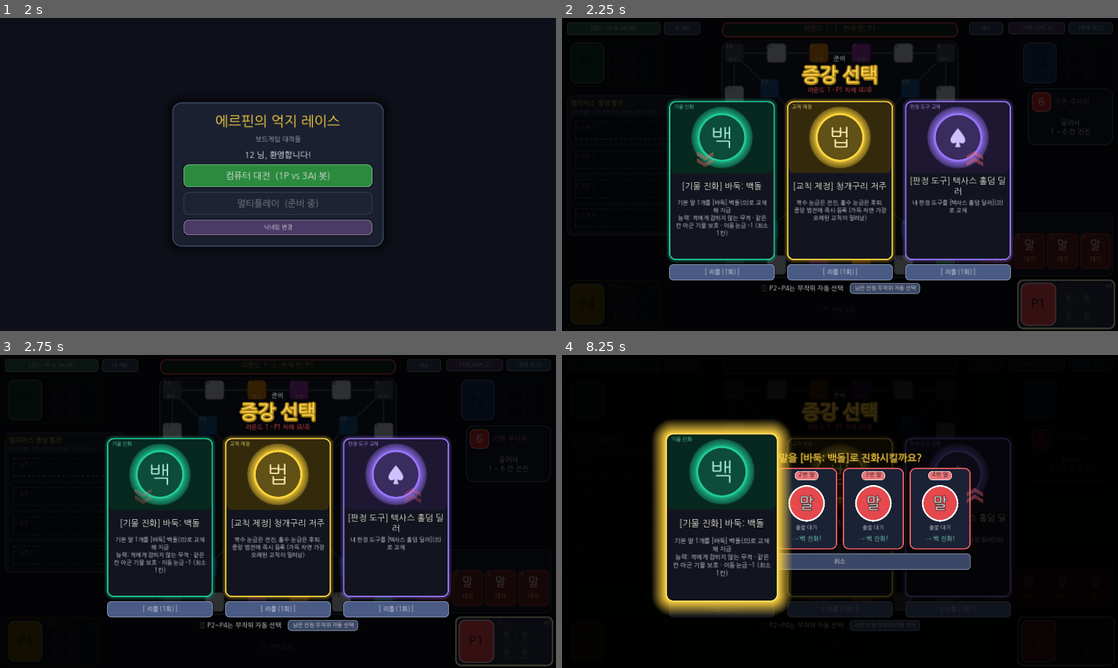
Above: before the commit, frames 1-4 (two rows, left to right).
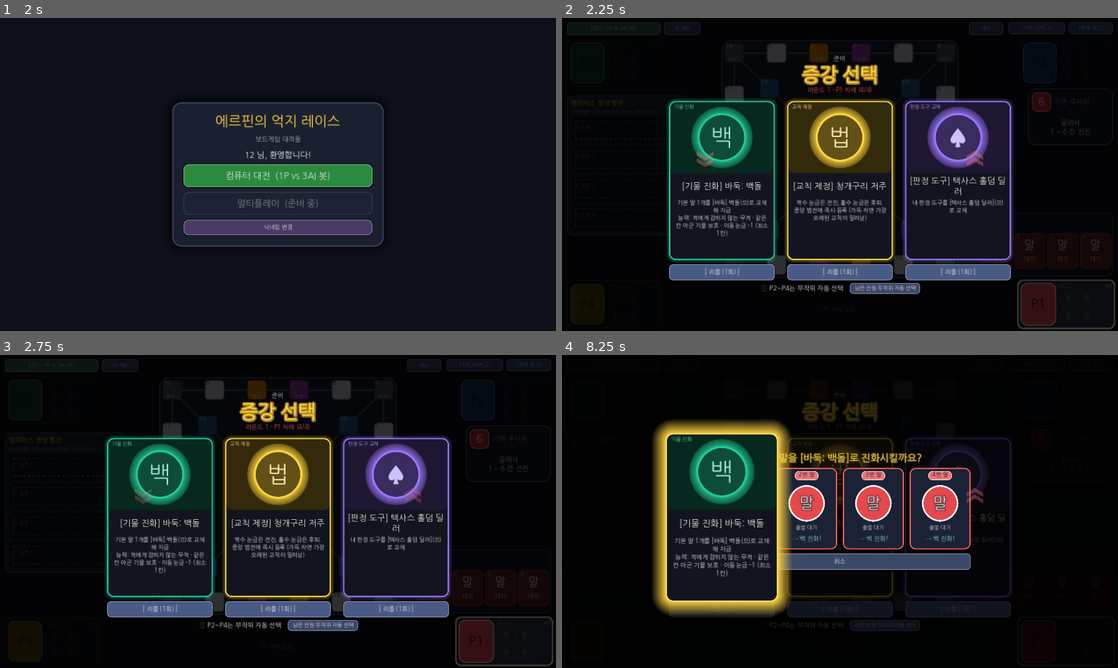
Above: after the commit, the same moments.

Repository: mayjohn66-cmd/TRG
Game: Godot game, scene res://scenes/start_menu.tscn
The game is run twice, just before and just after one commit, with the same random seed, the same clock (stepped at 60 frames per second) and the same inputs.
Inputs (mouse positions are in pixels of both pictures, inside the frame that each line leads up to):
- Up to frame 1 (2 s): click (278, 180) at 0.52 s; type "12" at 0.6 s; click "확인" at 1.25 s
- Up to frame 2 (2.25 s): click "컴퓨터 대전 (1P vs 3AI 봇)" at 2 s
- Up to frame 3 (2.75 s): no input
- Up to frame 4 (8.25 s): click "새 게임" at 2.75 s; click "새 게임" at 3.5 s; click "[모드: 1P vs 3AI 봇]" at 4.25 s; click "[모드: 1P vs 3AI 봇]" at 5 s; click "메뉴" at 5.75 s; click "[치트/디버그]" at 6.5 s; click "[전체 로그]" at 7.25 s; click "기물 진화" at 8 s

Frame 1 is identical in both runs. In frame 2, 0.4% of the frame differs, in the area x 28-72%, y 1-7%; in frame 3, 0.4%; in frame 4, less than 0.1%.

Commit message:
상단 중앙 라운드/현재 턴 리본 제거 (프로필 강조와 라운드 알림으로 대체)
Co-Authored-By: Claude Sonnet 5.5 <noreply@anthropic.com>
Claude-Session: https://claude.ai/code/session_01HvvTBBGdmqrXHkL2GAw3GJ

Diff:
--- a/scenes/main_board.gd
+++ b/scenes/main_board.gd
@@ -147,8 +147,6 @@
 var _npc_views: Dictionary = {}
 var _flash_law_ids: Dictionary = {}
 
-var _ribbon: PanelContainer = null
-var _header_label: Label = null
 var _toast_label: Label = null
 var _phase_label: Label = null
 var _queue_label: Label = null
@@ -517,7 +515,7 @@
 	_pawn_layer = Node2D.new()
 	add_child(_pawn_layer)
 
-	_build_ribbon()
+	_build_toast_label()
 	_build_profiles()
 	_build_law_board()
 	_build_tool_board()
@@ -544,7 +542,7 @@
 func _register_layout() -> void:
 	_layout_entries.clear()
 	var left: Array = [_law_panel, _mode_toggle, _new_game_button]
-	var center: Array = [_ribbon, _select_banner, _dir_left, _dir_right, _board_layer, _pawn_layer, _dock, _dock_tabs, _drop_zone, _aim_layer, _pick_banner, _pick_cancel, _roll_button, _roll_pad, _power_bar, _power_label]
+	var center: Array = [_select_banner, _dir_left, _dir_right, _board_layer, _pawn_layer, _dock, _dock_tabs, _drop_zone, _aim_layer, _pick_banner, _pick_cancel, _roll_button, _roll_pad, _power_bar, _power_label]
 	var right: Array = [_tool_board, _action_row, _pawn_bar, _menu_button, _debug_toggle, _log_toggle, _debug_box, _log_panel]
 	for index: int in PLAYER_IDS.size():
 		var player_id: int = PLAYER_IDS[index]
@@ -591,24 +589,11 @@
 	return BOARD_ORIGIN + Vector2(BOARD_SIZE, BOARD_SIZE) / 2.0 + _off_center
 
 
-func _build_ribbon() -> void:
-	_ribbon = PanelContainer.new()
-	_ribbon.position = Vector2(393, 10)
-	_ribbon.custom_minimum_size = Vector2(580, 38)
-	_ribbon.size = Vector2(580, 38)
-	_ribbon.mouse_filter = Control.MOUSE_FILTER_IGNORE
-	_ribbon.add_theme_stylebox_override("panel", _style(Color("14301f"), COLOR_GOLD, 2, 14, 8, 4))
-	add_child(_ribbon)
-	var box := VBoxContainer.new()
-	box.add_theme_constant_override("separation", 0)
-	box.mouse_filter = Control.MOUSE_FILTER_IGNORE
-	_ribbon.add_child(box)
-	_header_label = _make_label("", 17, Color("f1f3f5"))
-	_header_label.horizontal_alignment = HORIZONTAL_ALIGNMENT_CENTER
-	box.add_child(_header_label)
-	_toast_label = _make_label("", 11, Color("ffe8a3"))  # 화면에는 보이지 않는다 (_log_line이 문구만 갱신)
+## 상단 리본은 없앴다: 현재 턴은 프로필의 밝기·강조선, 라운드는 중앙 알림이 알려 준다. 로그 문구만 받는 숨김 라벨만 남긴다.
+func _build_toast_label() -> void:
+	_toast_label = _make_label("", 11, Color("ffe8a3"))
 	_toast_label.visible = false
-	box.add_child(_toast_label)
+	add_child(_toast_label)
 
 
 ## 화면 네 모서리의 미니멀 프로필 카드: 좌측 84x84 아바타 액자, 우측 상단 닉네임(+카드 수), 우측 하단 2x2 기물 상태 슬롯.
@@ -1411,16 +1396,11 @@
 
 
 func _refresh_header() -> void:
-	var player_id: int = manager.current_player_id()
-	var reversed: bool = manager.turn_direction == -1
-	var reverse_text: String = "  |  이동 역주행 %d라운드" % state.reverse_move_rounds_left if state.reverse_move_rounds_left > 0 else ""
-	_header_label.text = "라운드 %d   |   현재 턴: P%d%s" % [state.round_number, player_id, reverse_text]
-	_header_label.add_theme_color_override("font_color", (PLAYER_COLORS[player_id] as Color).lightened(0.35))
-	# 리본은 정방향이면 초록, 우노 리버스(턴 방향 -1)면 주황으로 반전하고 테두리는 현재 턴 플레이어 색이다.
-	_ribbon.add_theme_stylebox_override("panel", _style(Color("4a2a0c") if reversed else Color("14301f"), PLAYER_COLORS[player_id], 3, 14, 10, 6))
 	_phase_label.text = _phase_text()
 	_refresh_direction()
 	var queue_text: String = "남은 이동 대기열: %s" % str(manager.move_queue) if not manager.move_queue.is_empty() else ""
+	if state.reverse_move_rounds_left > 0:
+		queue_text += "   이동 역주행 %d라운드 남음" % state.reverse_move_rounds_left
 	if manager.command_stack != null and manager.command_stack.interrupt_count() > 0:
 		queue_text += "   개입 대기 카드: %d장 (나중에 낸 카드부터 실행)" % manager.command_stack.interrupt_count()
 	if _fx_busy:
Not shown, changed: README.md
Not shown, changed: docs/GDD_TDD_Master.md
